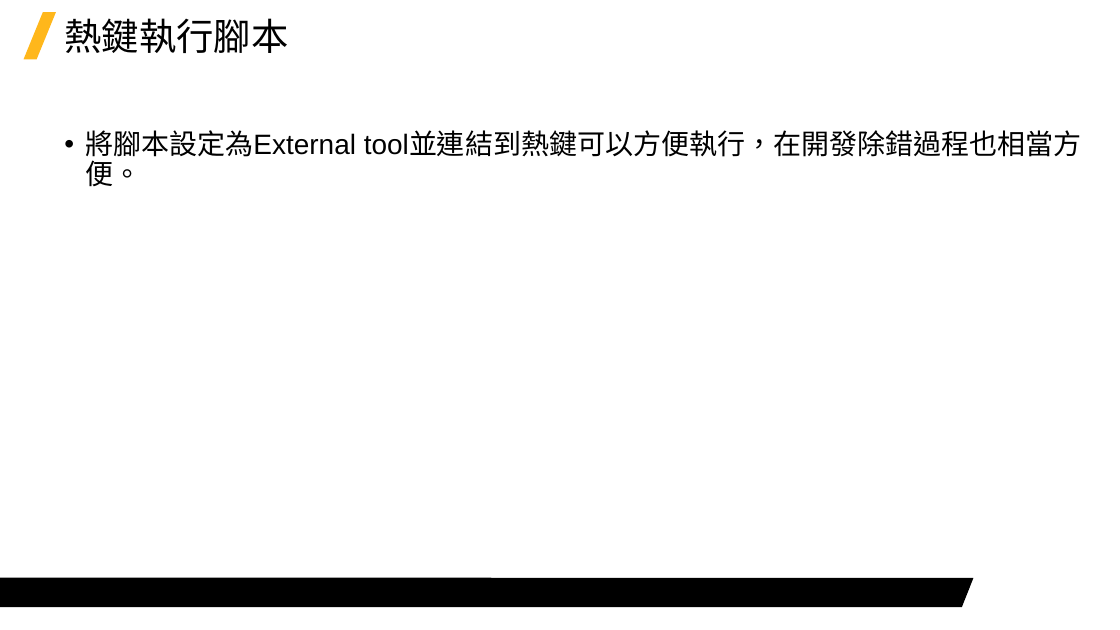
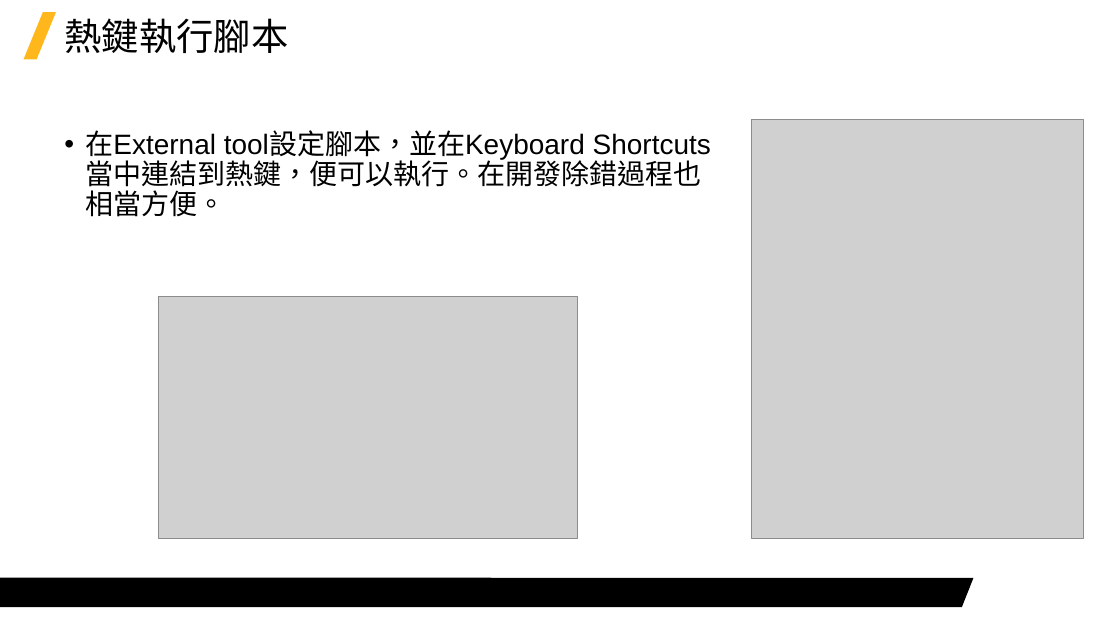
Before and after one commit to Jerrick-cheng/AEDT-Automation-Camp, a slide deck: slide 20 of 上課教材/Week1.pptx (slide 21 before the commit). Drawn at 1120x630 pixels with LibreOffice and Linux fonts; fonts in the diff are those of the drawing; grey boxes stand for pictures; background and template pictures are left out. Boxes give left, top, right and bottom in pixels: in the first picture for what was removed or moved away, otherwise in the second. Text is boxed around its words. In the diff, an @@ line names an element or a change of style, - is before the commit and + after.

```diff
--- a/上課教材/Week1.pptx
+++ b/上課教材/Week1.pptx
@@ text at (x1=85, y1=130, x2=701, y2=217): text changed @@
-• 將腳本設定為External tool並連結到熱鍵可以方便執行，在開發除錯過程也相當方便。
+• 在External tool設定腳本，並在Keyboard Shortcuts當中連結到熱鍵，便可以執行。在開發除錯過程也相當方便。
@@ picture added at (x1=752, y1=120, x2=1083, y2=539) @@
@@ picture added at (x1=159, y1=297, x2=578, y2=539) @@
```
Also in this commit, not shown: 3 other slides changed, 2 slides removed, 2 other files.
